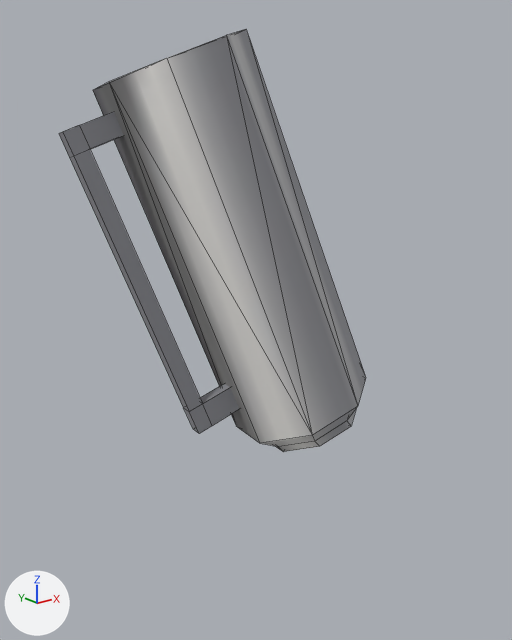
The FBX model SapphCooking/media/models_X/Worlditems/C_CoffeeThermos.fbx, before and after one commit.
Before and after are seen from a 50 mm camera at (-0.673, -0.622, 0.433) aimed at (-0.154, 0.027, 0.173). The lights are fixed; the arrows at lower left show +X, +Y and +Z. Mesh edges are drawn as thin lines.

Objects in the first picture: 'CoffeeThermos'.
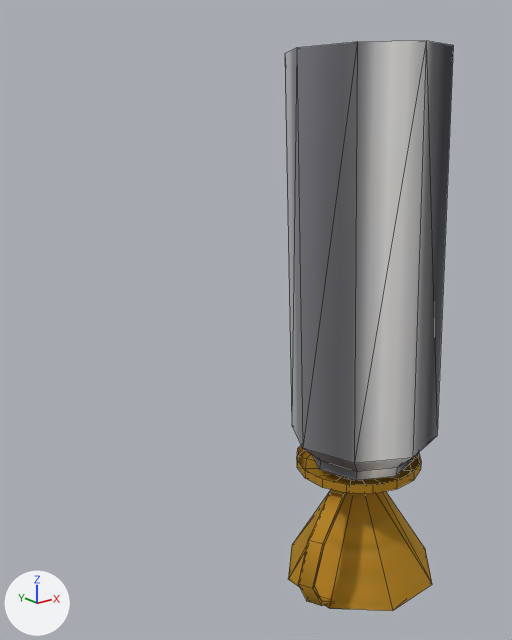
Pixel boxes (x1, y1, x2, y2) of what changed, in the pictures (512 x 640 px; the box of a moved part takes in the faces that stretch with it):
'CoffeeThermos', surface changed, reshaped (45% narrower, 35% taller)
    before: (59, 29, 366, 452)
    after: (285, 41, 453, 611)
part 1 of me_mesh_009, moved or reshaped
    before: (93, 29, 366, 452)
    after: (285, 41, 453, 480)
part 2 of me_mesh_009, moved or reshaped (not visible afterwards)
    before: (59, 112, 239, 433)
part 3 of me_mesh_009, added (brown)
    after: (297, 445, 421, 494)
part 4 of me_mesh_009, added (brown)
    after: (298, 490, 348, 606)
part 5 of me_mesh_009, added (brown)
    after: (288, 490, 432, 611)

What changed in the scene script:
```text
Add img_thermosbrew_png:
    img_thermosbrew_png = load_image('ThermosBrew.png', '../../textures/Worlditems/ThermosBrew.png', 64, 64, 'sRGB')
Change mat_coffeegrinder_005:
    mat_coffeegrinder_005.texture: img_devaluminum_png -> img_thermosbrew_png
Change me_mesh_009:
    used by ob_coffeethermos; location = (0.0, 0.0, 0.0)
    remove me_mesh_009.from_pydata(...)  # 96 vertices, 108 faces; spans x -0.352..0.0, y -0.071..0.182, z -0.006..0.505
    add me_mesh_009.from_pydata(...)  # 221 vertices, 236 faces; spans x -0.196..0.086, y -0.165..0.042, z -0.168..0.486
    me_mesh_009 part 1: the loose piece of 72 vertices spanning x -0.31..0.0, y -0.071..0.182, z -0.006..0.505 is multiplied about its middle by the matrix ((-0.84, 0.408, -0.358), (-0.455, -0.889, 0.054), (-0.296, 0.208, 0.932)), then moved by (0.101, -0.114, -0.003)
    me_mesh_009 part 2: the loose piece of 24 vertices spanning x -0.352..-0.165, y 0.027..0.121, z 0.039..0.422 is multiplied about its middle by the matrix ((-0.84, 0.408, -0.358), (-0.455, -0.889, 0.054), (-0.296, 0.208, 0.932)), then moved by (0.306, -0.102, 0.033)
    me_mesh_009 part 3: a new loose piece of 64 vertices spanning x -0.14..0.015, y -0.145..0.01, z -0.021..0.002, in mat_coffeegrinder_005 (picture img_thermosbrew_png)
    me_mesh_009 part 4: a new loose piece of 24 vertices spanning x -0.196..-0.063, y -0.123..-0.061, z -0.162..-0.022, in mat_coffeegrinder_005 (picture img_thermosbrew_png)
    me_mesh_009 part 5: a new loose piece of 21 vertices spanning x -0.15..0.034, y -0.165..0.019, z -0.168..-0.012, in mat_coffeegrinder_005 (picture img_thermosbrew_png)
```
